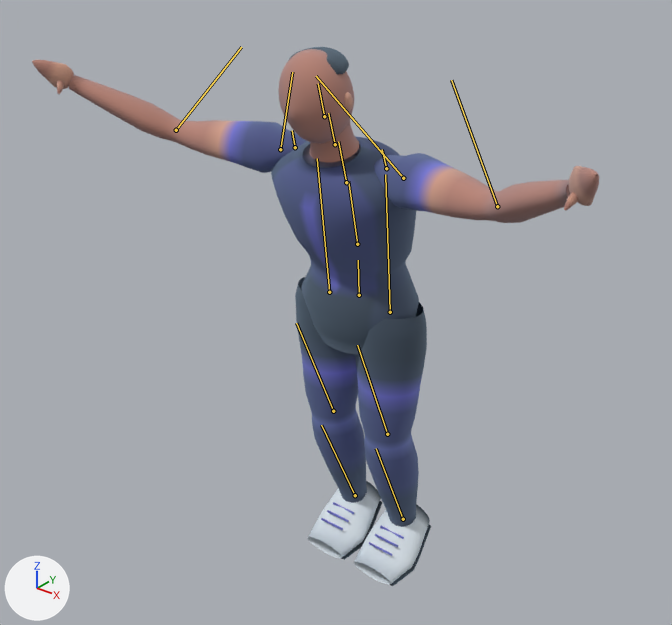
One commit to the glTF model static/replay-assets/rowplay-athlete-v4.glb: the scene before it, then after it.
Before and after are seen from a camera (50 mm lens) standing at (1.74, -2.44, 2.36) and looking at (-0.03, -0.24, 0.99). Arrows for +X, +Y and +Z are at lower left; the lights stay in place. The first picture is the older version. Both versions are drawn at frame 13 of the action 'rowplay-v4-row-cycle'; the numbers are the values there. The bones that change, and the others that lie on the model, are drawn over the model as lines.
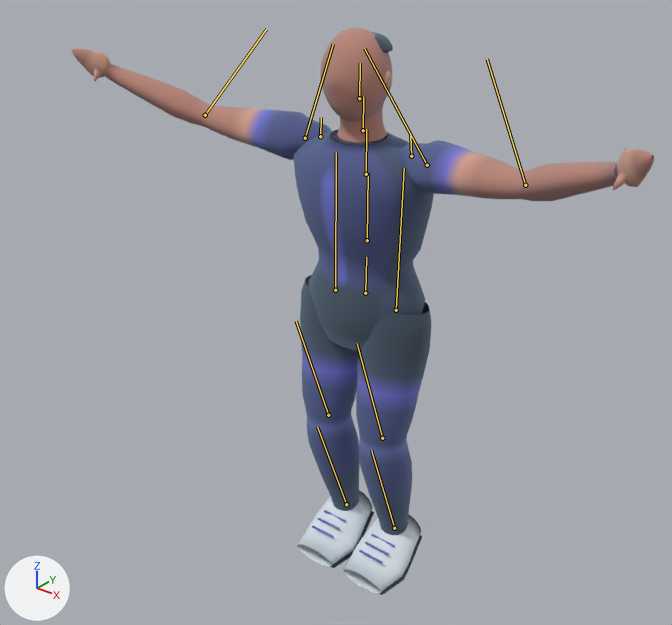
The edits, one by one:
Bone 'v4Hips' (bone_v4hips) moves from (0.0, 0.01, 0.149) to (0.0, 0.005, 0.112).
Bone 'v4Hips' (bone_v4hips) turns from (3, 0, 0) to (-2, 0, 0) degrees about its own x, y and z.
Bone 'v4Spine' (bone_v4spine) turns from (10, 0, 0) to (2, 0, 0) degrees about its own x, y and z.
Bone 'v4Chest' (bone_v4chest) turns from (3, 0, 0) to (0, 0, 0) degrees about its own x, y and z.
Bone 'v4LeftUpperArm' (bone_v4leftupperarm) turns from (10, 11, -25) to (11, 10, -23) degrees about its own x, y and z.
Bone 'v4LeftForearm' (bone_v4leftforearm) turns from (-36, -9, -15) to (-26, -3, -10) degrees about its own x, y and z.
Bone 'v4RightUpperArm' (bone_v4rightupperarm) turns from (10, -11, 25) to (11, -10, 23) degrees about its own x, y and z.
Bone 'v4RightForearm' (bone_v4rightforearm) turns from (-36, 9, 15) to (-26, 3, 10) degrees about its own x, y and z.
Bone 'v4LeftUpperLeg' (bone_v4leftupperleg) turns from (3, 0, 1) to (1, 0, 1) degrees about its own x, y and z.
Bone 'v4LeftLowerLeg' (bone_v4leftlowerleg) turns from (17, 0, 0) to (21, 0, 0) degrees about its own x, y and z.
Bone 'v4RightUpperLeg' (bone_v4rightupperleg) turns from (3, 0, -1) to (1, 0, -1) degrees about its own x, y and z.
Bone 'v4RightLowerLeg' (bone_v4rightlowerleg) turns from (17, 0, 0) to (21, 0, 0) degrees about its own x, y and z.

Pixel boxes [x1, y1, x2, y2] of what changed, in the pictures (672 x 625 px):
'Mesh_0', posed: before [32, 47, 599, 586]; after [72, 28, 654, 595]
bone 'v4Hips', root to tip: before (359, 295) to (358, 260); after (365, 293) to (366, 257)
bone 'v4Spine', root to tip: before (357, 244) to (348, 181); after (367, 240) to (368, 173)
bone 'v4Chest', root to tip: before (346, 182) to (338, 141); after (366, 174) to (366, 129)
bone 'v4LeftUpperArm', root to tip: before (280, 149) to (292, 72); after (305, 138) to (333, 44)
bone 'v4LeftForearm', root to tip: before (176, 130) to (241, 47); after (205, 115) to (266, 29)
bone 'v4RightUpperArm', root to tip: before (403, 178) to (316, 76); after (427, 165) to (364, 48)
bone 'v4RightForearm', root to tip: before (497, 206) to (451, 80); after (525, 185) to (487, 59)
bone 'v4LeftUpperLeg', root to tip: before (329, 292) to (317, 158); after (335, 290) to (336, 152)
bone 'v4LeftLowerLeg', root to tip: before (333, 411) to (296, 323); after (328, 415) to (296, 321)
bone 'v4RightUpperLeg', root to tip: before (390, 312) to (385, 174); after (396, 310) to (404, 168)
bone 'v4RightLowerLeg', root to tip: before (387, 434) to (357, 345); after (382, 438) to (357, 343)
